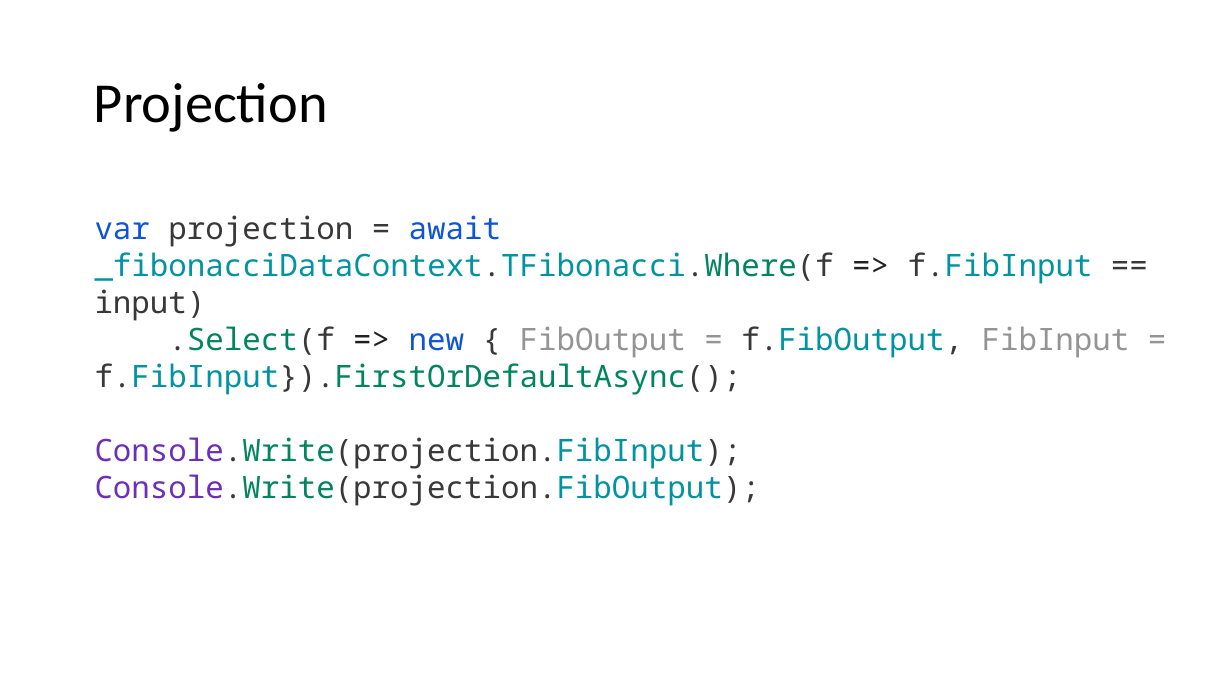
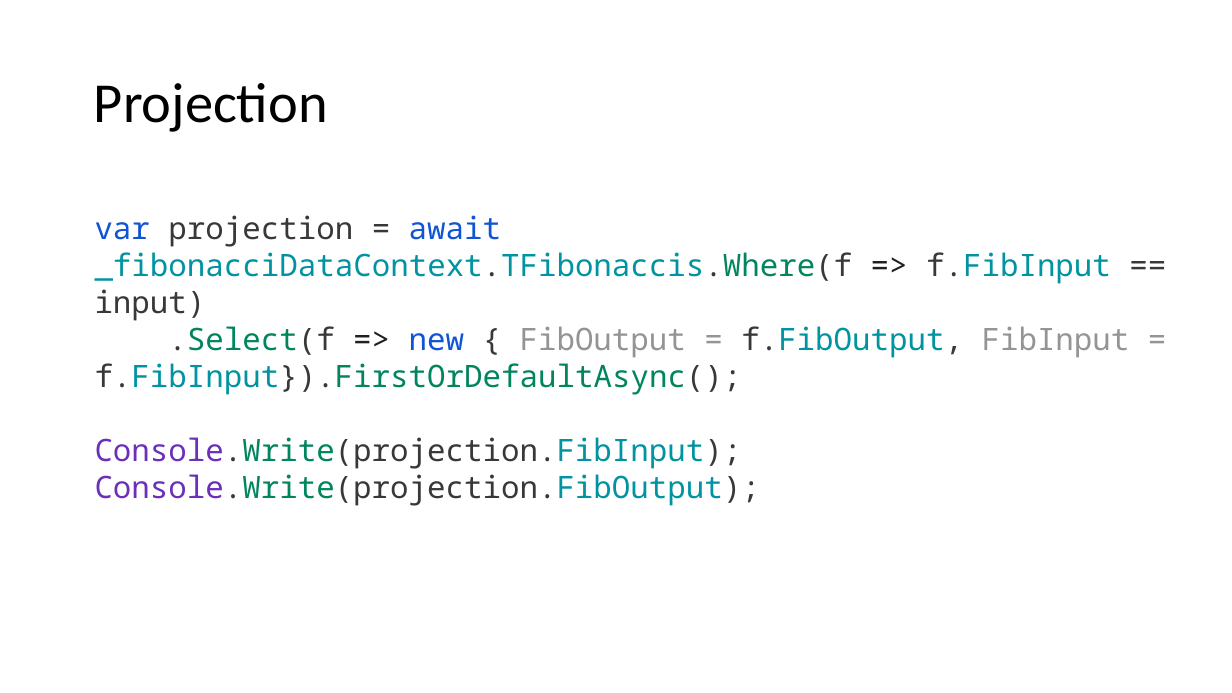
Before and after one commit to guillaume-chervet/course.dotnet, a slide deck: slide 156 of documentations/dotnet6.pptx. Drawn at 1232x693 pixels with LibreOffice and Linux fonts; fonts in the diff are those of the drawing. Boxes give left, top, right and bottom in pixels: in the first picture for what was removed or moved away, otherwise in the second. Text is boxed around its words. In the diff, an @@ line names an element or a change of style, - is before the commit and + after.

```diff
--- a/documentations/dotnet6.pptx
+++ b/documentations/dotnet6.pptx
@@ text at box(95, 215, 1130, 395): text changed @@
-var projection = await _fibonacciDataContext.TFibonacci.Where(f => f.FibInput == input)
-.Select(f => new { FibOutput = f.FibOutput, FibInput = f.FibInput}).FirstOrDefaultAsync();
+var projection = await _fibonacciDataContext.TFibonaccis.Where(f => f.FibInput == input)
+.Select(f => new { FibOutput = f.FibOutput, FibInput = f.FibInput}).FirstOrDefaultAsync();
```
Also in this commit, not shown: 10 other slides changed.
